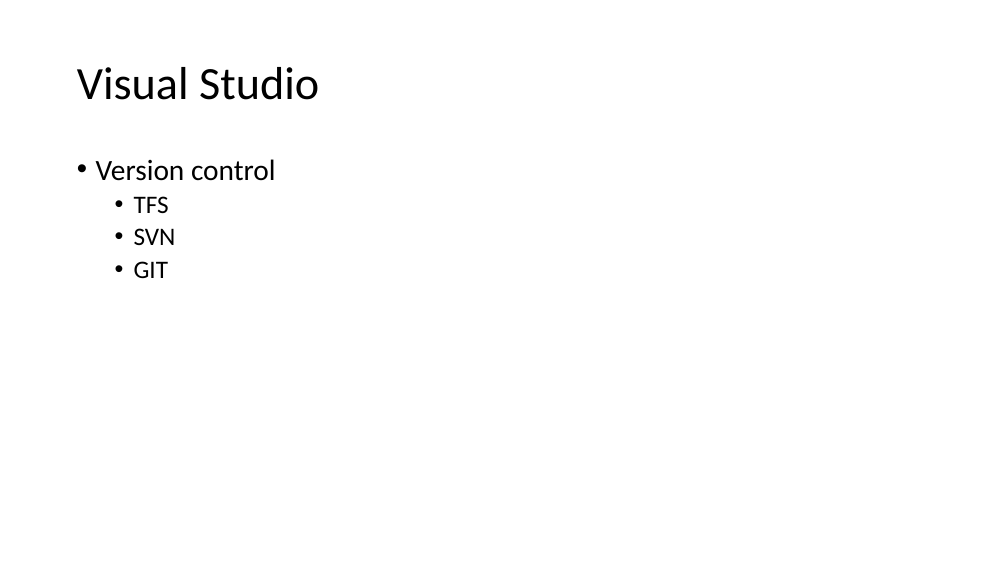
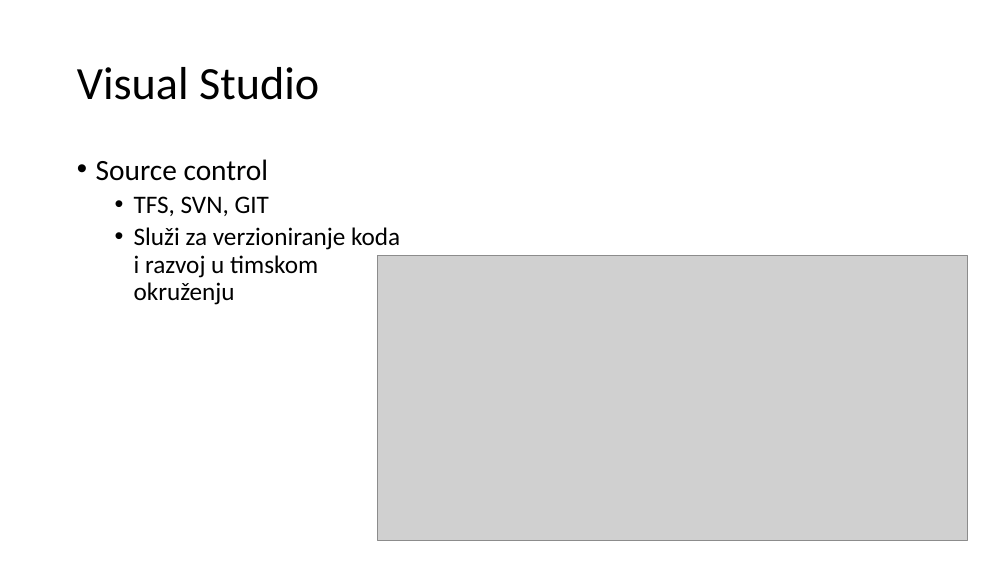
Before and after one commit to mmssniper/angular-workshop, a slide deck: slide 13 of prezentacije/1-3 Alati u razvoju.pptx (slide 9 before the commit). Drawn at 1008x567 pixels with LibreOffice and Linux fonts; fonts in the diff are those of the drawing; grey boxes stand for pictures. Boxes give left, top, right and bottom in pixels: in the first picture for what was removed or moved away, otherwise in the second. Text is boxed around its words. In the diff, an @@ line names an element or a change of style, - is before the commit and + after.

Commit message:
Dorađena alati u razvoju prezentacija

```diff
--- a/prezentacije/1-3 Alati u razvoju.pptx
+++ b/prezentacije/1-3 Alati u razvoju.pptx
@@ text at box(96, 159, 400, 305): text changed; size 28 to 24 pt @@
-• Version control
-  • TFS
-  • SVN
-  • GIT
+• Source control
+  • TFS, SVN, GIT
+  • Služi za verzioniranje koda i razvoj u timskom okruženju
@@ picture added at box(377, 256, 968, 540) @@
```
Also in this commit, not shown: 8 other slides changed, 6 slides added, 2 slides removed.
